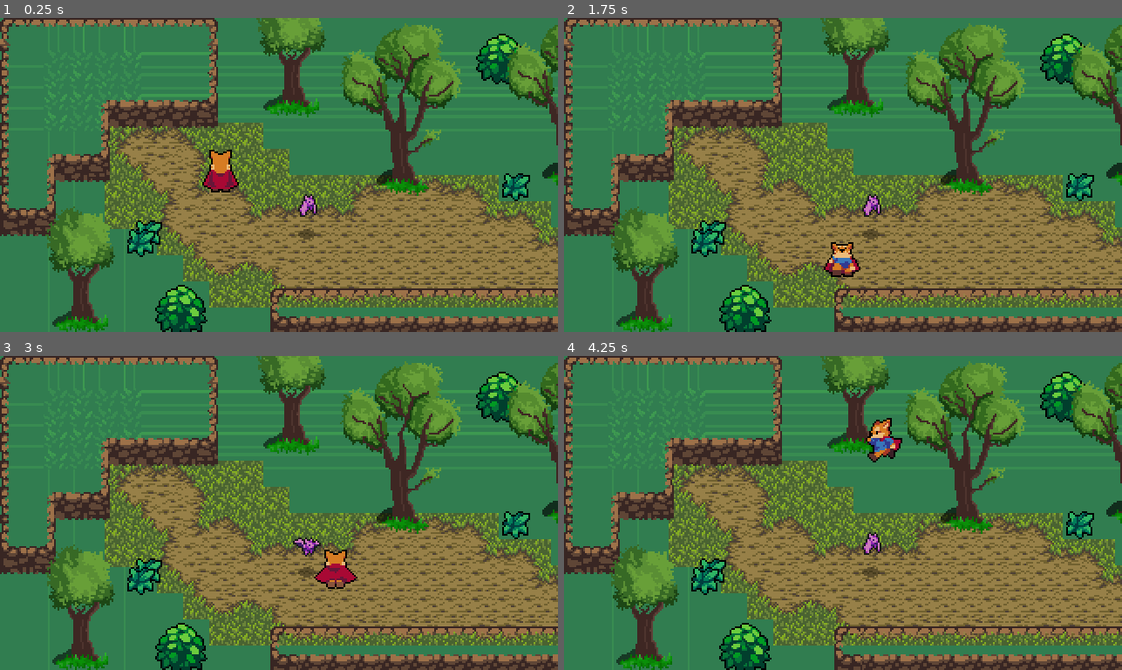
Above: before the commit, frames 1-4 (two rows, left to right).
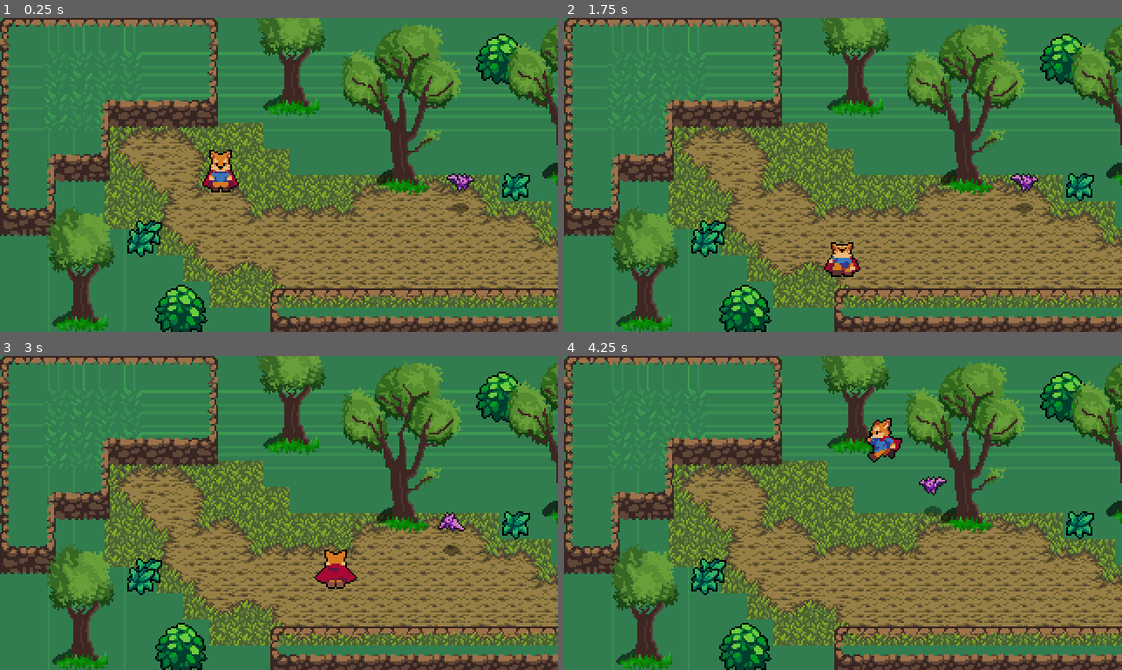
Above: after the commit, the same moments.

Repository: Hollow1212/RpgGameProject
Game: Godot game, scene res://World.tscn
The game is run twice, just before and just after one commit, with the same random seed, the same clock (stepped at 60 frames per second) and the same inputs.
Inputs:
- Up to frame 1 (0.25 s): no input
- Up to frame 2 (1.75 s): hold Right (ui_right) 0.53-1.28 s; tap K (attack) at 0.6 s; hold Down (ui_down) from 1.28 s (still down); tap Space (roll) at 1.35 s
- Up to frame 3 (3 s): release Down (ui_down) at 2.03 s; hold Right (ui_right) 2.03-2.78 s; tap K (attack) at 2.1 s; hold Up (ui_up) from 2.78 s (still down); tap Space (roll) at 2.85 s
- Up to frame 4 (4.25 s): release Up (ui_up) at 3.53 s; hold Left (ui_left) from 3.53 s (still down); tap K (attack) at 3.6 s

The runs differ from the first frame. In frame 1, 0.7% of the frame differs, in the area x 37-85%, y 43-71%; in frame 2, 0.5%; in frame 3, 0.5%; in frame 4, 0.5%.

Commit message:
V1.17

Diff:
--- /dev/null
+++ b/RPGgameProject/Boxes/HurtBox.gd
@@ -0,0 +1,37 @@
+extends Area2D
+
+const HitEffect = preload("res://Effects/HitEffect.tscn")
+
+var invincible = false setget set_invincible
+
+onready var timer = $Timer
+
+signal invincibility_started
+signal invincibility_ended
+
+func set_invincible(value):
+	invincible = value
+	if invincible == true:
+		emit_signal("invincibility_started")
+	else:
+		emit_signal("invincibility_ended")
+
+func start_invincibility(duration):
+	self.invincible = true
+	timer.start(duration)
+
+func create_hit_effect():
+	var effect = HitEffect.instance()
+	var main = get_tree().current_scene
+	main.add_child(effect)
+	effect.global_position = global_position
+
+func _on_Timer_timeout():
+	self.invincible = false
+
+
+func _on_HurtBox_invincibility_started():
+	set_deferred("monitorable", false)
+
+func _on_HurtBox_invincibility_ended():
+	monitorable = true
--- a/RPGgameProject/Boxes/HurtBox.tscn
+++ b/RPGgameProject/Boxes/HurtBox.tscn
@@ -1,7 +1,16 @@
-[gd_scene format=2]
+[gd_scene load_steps=2 format=2]
+
+[ext_resource path="res://Boxes/HurtBox.gd" type="Script" id=1]
 
 [node name="HurtBox" type="Area2D"]
 collision_layer = 0
 collision_mask = 0
+script = ExtResource( 1 )
 
 [node name="CollisionShape2D" type="CollisionShape2D" parent="."]
+
+[node name="Timer" type="Timer" parent="."]
+
+[connection signal="invincibility_ended" from="." to="." method="_on_HurtBox_invincibility_ended"]
+[connection signal="invincibility_started" from="." to="." method="_on_HurtBox_invincibility_started"]
+[connection signal="timeout" from="Timer" to="." method="_on_Timer_timeout"]
--- /dev/null
+++ b/RPGgameProject/Effects/Effect.gd
@@ -0,0 +1,8 @@
+extends AnimatedSprite
+
+func _ready():
+	connect("animation_finished", self, "_on_animation_finished")
+	play("Animate")
+
+func _on_animation_finished():
+	queue_free()
--- /dev/null
+++ b/RPGgameProject/Effects/EnemyDeathEffect.tscn
@@ -0,0 +1,58 @@
+[gd_scene load_steps=14 format=2]
+
+[ext_resource path="res://Effects/Effect.gd" type="Script" id=1]
+[ext_resource path="res://Effects/EnemyDeathEffect.png" type="Texture" id=2]
+
+[sub_resource type="AtlasTexture" id=1]
+atlas = ExtResource( 2 )
+region = Rect2( 0, 0, 32, 32 )
+
+[sub_resource type="AtlasTexture" id=2]
+atlas = ExtResource( 2 )
+region = Rect2( 32, 0, 32, 32 )
+
+[sub_resource type="AtlasTexture" id=3]
+atlas = ExtResource( 2 )
+region = Rect2( 64, 0, 32, 32 )
+
+[sub_resource type="AtlasTexture" id=4]
+atlas = ExtResource( 2 )
+region = Rect2( 96, 0, 32, 32 )
+
+[sub_resource type="AtlasTexture" id=5]
+atlas = ExtResource( 2 )
+region = Rect2( 128, 0, 32, 32 )
+
+[sub_resource type="AtlasTexture" id=6]
+atlas = ExtResource( 2 )
+region = Rect2( 160, 0, 32, 32 )
+
+[sub_resource type="AtlasTexture" id=7]
+atlas = ExtResource( 2 )
+region = Rect2( 192, 0, 32, 32 )
+
+[sub_resource type="AtlasTexture" id=8]
+atlas = ExtResource( 2 )
+region = Rect2( 224, 0, 32, 32 )
+
+[sub_resource type="AtlasTexture" id=9]
+atlas = ExtResource( 2 )
+region = Rect2( 256, 0, 32, 32 )
+
+[sub_resource type="AtlasTexture" id=10]
+atlas = ExtResource( 2 )
+region = Rect2( 288, 0, 32, 32 )
+
+[sub_resource type="SpriteFrames" id=11]
+animations = [ {
+"frames": [ SubResource( 1 ), SubResource( 2 ), SubResource( 3 ), SubResource( 4 ), SubResource( 5 ), SubResource( 6 ), SubResource( 7 ), SubResource( 8 ), SubResource( 9 ), SubResource( 10 ) ],
+"loop": true,
+"name": "Animate",
+"speed": 15.0
+} ]
+
+[node name="EnemyDeathEffect" type="AnimatedSprite"]
+frames = SubResource( 11 )
+animation = "Animate"
+offset = Vector2( 0, -8 )
+script = ExtResource( 1 )
--- a/RPGgameProject/Effects/GrassEffect.tscn
+++ b/RPGgameProject/Effects/GrassEffect.tscn
@@ -1,7 +1,7 @@
 [gd_scene load_steps=9 format=2]
 
 [ext_resource path="res://Effects/GrassEffect.png" type="Texture" id=1]
-[ext_resource path="res://Effects/GrassEffect.gd" type="Script" id=2]
+[ext_resource path="res://Effects/Effect.gd" type="Script" id=2]
 
 [sub_resource type="AtlasTexture" id=1]
 atlas = ExtResource( 1 )
@@ -27,16 +27,13 @@
 animations = [ {
 "frames": [ SubResource( 1 ), SubResource( 2 ), SubResource( 3 ), SubResource( 4 ), SubResource( 5 ) ],
 "loop": true,
-"name": "default",
-"speed": 5.0
+"name": "Animate",
+"speed": 15.0
 } ]
 
-[node name="GrassEffect" type="Node2D"]
+[node name="GrassEffect" type="AnimatedSprite"]
+frames = SubResource( 6 )
+animation = "Animate"
+centered = false
+offset = Vector2( -8, -8 )
 script = ExtResource( 2 )
-
-[node name="AnimatedSprite" type="AnimatedSprite" parent="."]
-frames = SubResource( 6 )
-frame = 3
-speed_scale = 2.6
-
-[connection signal="animation_finished" from="AnimatedSprite" to="." method="_on_AnimatedSprite_animation_finished"]
--- /dev/null
+++ b/RPGgameProject/Effects/HitEffect.tscn
@@ -0,0 +1,26 @@
+[gd_scene load_steps=6 format=2]
+
+[ext_resource path="res://Effects/Effect.gd" type="Script" id=1]
+[ext_resource path="res://Effects/HitEffect.png" type="Texture" id=2]
+
+[sub_resource type="AtlasTexture" id=1]
+atlas = ExtResource( 2 )
+region = Rect2( 0, 0, 24, 24 )
+
+[sub_resource type="AtlasTexture" id=2]
+atlas = ExtResource( 2 )
+region = Rect2( 24, 0, 24, 24 )
+
+[sub_resource type="SpriteFrames" id=3]
+animations = [ {
+"frames": [ SubResource( 1 ), SubResource( 2 ) ],
+"loop": true,
+"name": "Animate",
+"speed": 15.0
+} ]
+
+[node name="HitEffect" type="AnimatedSprite"]
+frames = SubResource( 3 )
+animation = "Animate"
+offset = Vector2( 0, -8 )
+script = ExtResource( 1 )
--- a/RPGgameProject/Enemies/Bat.gd
+++ b/RPGgameProject/Enemies/Bat.gd
@@ -1,19 +1,61 @@
 extends KinematicBody2D
 
+const EnemyDeathEffect = preload("res://Effects/EnemyDeathEffect.tscn")
+
+export var ACCELERATION = 300
+export var MAX_SPEED = 50
+export var FRICTION = 200
+
+enum{
+	IDLE,
+	WANDER,
+	CHASE
+}
+
+var velocity = Vector2.ZERO
 var knockback = Vector2.ZERO
 
+var state = CHASE
+
+onready var sprite = $AnimatedSprite
 onready var stats = $Stats
-
-
+onready var playerDetectionZone = $PlayerDetectionZone
+onready var hurtbox = $HurtBox
 
 func _physics_process(delta):
-	knockback = knockback.move_toward(Vector2.ZERO, 200 * delta)
+	knockback = knockback.move_toward(Vector2.ZERO, FRICTION * delta)
 	knockback = move_and_slide(knockback)
 
+	match state:
+		IDLE:
+			velocity = velocity.move_toward(Vector2.ZERO, FRICTION * delta)
+			seek_player()
+
+		WANDER:
+			pass
+
+		CHASE:
+			var player = playerDetectionZone.player
+			if player != null:
+				var direction = (player.global_position - global_position).normalized()
+				velocity = velocity.move_toward(direction * MAX_SPEED, ACCELERATION * delta)
+			else:
+				state = IDLE
+			sprite.flip_h = velocity.x < 0
+	velocity = move_and_slide(velocity)
+
+func seek_player():
+	if playerDetectionZone.can_see_player():
+		state = CHASE
+
 func _on_HurtBox_area_entered(area):
-	stats.health -= 1
-	knockback = area.knockback_vector * 115
+	stats.health -= area.damage
+	knockback = area.knockback_vector * 150
+	hurtbox.create_hit_effect()
 
 
 func _on_Stats_no_health():
 	queue_free()
+	var enemyDeathEffect = EnemyDeathEffect.instance()
+	get_parent().add_child(enemyDeathEffect)
+	enemyDeathEffect.global_position = global_position
--- a/RPGgameProject/Enemies/Bat.tscn
+++ b/RPGgameProject/Enemies/Bat.tscn
@@ -1,10 +1,12 @@
-[gd_scene load_steps=14 format=2]
+[gd_scene load_steps=18 format=2]
 
 [ext_resource path="res://Enemies/Bat.png" type="Texture" id=1]
 [ext_resource path="res://Shadows/SmallShadow.png" type="Texture" id=2]
 [ext_resource path="res://Boxes/HurtBox.tscn" type="PackedScene" id=3]
 [ext_resource path="res://Enemies/Bat.gd" type="Script" id=4]
 [ext_resource path="res://Stats.tscn" type="PackedScene" id=5]
+[ext_resource path="res://Enemies/PlayerDetectionZone.tscn" type="PackedScene" id=6]
+[ext_resource path="res://Boxes/HitBox.tscn" type="PackedScene" id=7]
 
 [sub_resource type="AtlasTexture" id=1]
 atlas = ExtResource( 1 )
@@ -41,6 +43,12 @@
 radius = 6.0
 height = 8.0
 
+[sub_resource type="CircleShape2D" id=9]
+radius = 87.0517
+
+[sub_resource type="CircleShape2D" id=10]
+radius = 4.0
+
 [node name="Bat" type="KinematicBody2D"]
 collision_layer = 16
 script = ExtResource( 4 )
@@ -48,7 +56,7 @@
 [node name="AnimatedSprite" type="AnimatedSprite" parent="."]
 frames = SubResource( 6 )
 animation = "Fly"
-frame = 4
+frame = 1
 speed_scale = 2.0
 playing = true
 offset = Vector2( 0, -12 )
@@ -69,6 +77,20 @@
 [node name="Stats" parent="." instance=ExtResource( 5 )]
 max_health = 3
 
+[node name="PlayerDetectionZone" parent="." instance=ExtResource( 6 )]
+
+[node name="CollisionShape2D2" type="CollisionShape2D" parent="PlayerDetectionZone"]
+modulate = Color( 1, 1, 1, 0.329412 )
+shape = SubResource( 9 )
+
+[node name="HitBox" parent="." instance=ExtResource( 7 )]
+position = Vector2( -1, 2 )
+collision_mask = 4
+
+[node name="CollisionShape2D2" type="CollisionShape2D" parent="HitBox"]
+position = Vector2( 1, -16 )
+shape = SubResource( 10 )
+
 [connection signal="area_entered" from="HurtBox" to="." method="_on_HurtBox_area_entered"]
 [connection signal="no_health" from="Stats" to="." method="_on_Stats_no_health"]
 
--- /dev/null
+++ b/RPGgameProject/Enemies/PlayerDetectionZone.gd
@@ -0,0 +1,12 @@
+extends Area2D
+
+var player = null
+
+func can_see_player():
+	return player != null
+
+func _on_PlayerDetectionZone_body_entered(body):
+	player = body
+
+func _on_PlayerDetectionZone_body_exited(body):
+	player = null
--- /dev/null
+++ b/RPGgameProject/Enemies/PlayerDetectionZone.tscn
@@ -0,0 +1,13 @@
+[gd_scene load_steps=2 format=2]
+
+[ext_resource path="res://Enemies/PlayerDetectionZone.gd" type="Script" id=1]
+
+[node name="PlayerDetectionZone" type="Area2D"]
+collision_layer = 0
+collision_mask = 2
+script = ExtResource( 1 )
+
+[node name="CollisionShape2D" type="CollisionShape2D" parent="."]
+
+[connection signal="body_entered" from="." to="." method="_on_PlayerDetectionZone_body_entered"]
+[connection signal="body_exited" from="." to="." method="_on_PlayerDetectionZone_body_exited"]
--- a/RPGgameProject/Player/Player.gd
+++ b/RPGgameProject/Player/Player.gd
@@ -14,13 +14,16 @@
 var state = MOVE
 var velocity = Vector2.ZERO
 var roll_vector = Vector2.DOWN
+var stats = PlayerStats
 
 onready var animationPlayer = $AnimationPlayer
 onready var animationTree = $AnimationTree
 onready var animationState = animationTree.get("parameters/playback")
 onready var swordHitBox = $Position/SwordHitBox
+onready var hurtbox = $HurtBox
 
 func _ready():
+	stats.connect("no_health", self, "queue_free")
 	animationTree.active = true
 	swordHitBox.knockback_vector = roll_vector
 
@@ -79,3 +82,8 @@
 
 func attack_finished():
 	state = MOVE
+
+func _on_HurtBox_area_entered(area):
+	stats.health -= 1
+	hurtbox.start_invincibility(0.5)
+	hurtbox.create_hit_effect()
--- a/RPGgameProject/Player/Player.tscn
+++ b/RPGgameProject/Player/Player.tscn
@@ -1,9 +1,10 @@
-[gd_scene load_steps=52 format=2]
+[gd_scene load_steps=54 format=2]
 
 [ext_resource path="res://Player/Player.png" type="Texture" id=1]
 [ext_resource path="res://Player/Player.gd" type="Script" id=2]
 [ext_resource path="res://Boxes/HitBox.tscn" type="PackedScene" id=3]
 [ext_resource path="res://Player/SwordHitBox.gd" type="Script" id=4]
+[ext_resource path="res://Boxes/HurtBox.tscn" type="PackedScene" id=5]
 
 [sub_resource type="CapsuleShape2D" id=1]
 radius = 4.0
@@ -674,6 +675,10 @@
 resource_local_to_scene = true
 radius = 11.0
 height = 14.0
+
+[sub_resource type="CapsuleShape2D" id=50]
+radius = 6.0
+height = 4.0
 
 [node name="Player" type="KinematicBody2D"]
 position = Vector2( -1, -1 )
@@ -714,10 +719,10 @@
 anim_player = NodePath("../AnimationPlayer")
 active = true
 parameters/playback = SubResource( 12 )
-parameters/Attack/blend_position = Vector2( -0.00172412, -0.00953758 )
-parameters/Idle/blend_position = Vector2( -0.00737619, -1.52625 )
-parameters/Roll/blend_position = Vector2( -0.00172412, -0.00953758 )
-parameters/Run/blend_position = Vector2( -0.00172412, -0.0222543 )
+parameters/Attack/blend_position = Vector2( 0, 1 )
+parameters/Idle/blend_position = Vector2( 0, 1 )
+parameters/Roll/blend_position = Vector2( 0, 1 )
+parameters/Run/blend_position = Vector2( 0, 1 )
 
 [node name="Position" type="Position2D" parent="."]
 position = Vector2( 1, -5 )
@@ -735,4 +740,14 @@
 shape = SubResource( 38 )
 disabled = true
 
+[node name="HurtBox" parent="." instance=ExtResource( 5 )]
+position = Vector2( 0, 2 )
+collision_layer = 4
+
+[node name="CollisionShape2D2" type="CollisionShape2D" parent="HurtBox"]
+position = Vector2( 1, -8 )
+shape = SubResource( 50 )
+
+[connection signal="area_entered" from="HurtBox" to="." method="_on_HurtBox_area_entered"]
+
 [editable path="Position/SwordHitBox"]
--- /dev/null
+++ b/RPGgameProject/Player/PlayerStats.tscn
@@ -0,0 +1,6 @@
+[gd_scene load_steps=2 format=2]
+
+[ext_resource path="res://Stats.tscn" type="PackedScene" id=1]
+
+[node name="PlayerStats" instance=ExtResource( 1 )]
+max_health = 4
--- a/RPGgameProject/World.tscn
+++ b/RPGgameProject/World.tscn
@@ -539,7 +539,7 @@
 scale = Vector2( 1, 1.01852 )
 
 [node name="Bat" parent="YSort" instance=ExtResource( 9 )]
-position = Vector2( 176, 124 )
+position = Vector2( 264, 109 )
 
 [node name="Tree" type="YSort" parent="YSort"]
 
--- a/RPGgameProject/World/Grass.gd
+++ b/RPGgameProject/World/Grass.gd
@@ -1,10 +1,10 @@
 extends Node2D
 
+const GrassEffect = preload("res://Effects/GrassEffect.tscn")
+
 func create_grass_effect():
-	var GrassEffect = load("res://Effects/GrassEffect.tscn")
 	var grassEffect = GrassEffect.instance()
-	var world = get_tree().current_scene
-	world.add_child(grassEffect)
+	get_parent().add_child(grassEffect)
 	grassEffect.global_position = global_position
 
 
--- a/RPGgameProject/World/Grass.tscn
+++ b/RPGgameProject/World/Grass.tscn
@@ -15,6 +15,7 @@
 
 [node name="HurtBox" parent="." instance=ExtResource( 3 )]
 collision_layer = 8
+show_hit = false
 
 [node name="CollisionShape2D" parent="HurtBox" index="0"]
 shape = SubResource( 1 )
--- a/RPGgameProject/project.godot
+++ b/RPGgameProject/project.godot
@@ -13,6 +13,10 @@
 config/name="RPG Game Project"
 run/main_scene="res://World.tscn"
 config/icon="res://icon.png"
+
+[autoload]
+
+PlayerStats="*res://Player/PlayerStats.tscn"
 
 [display]
 
